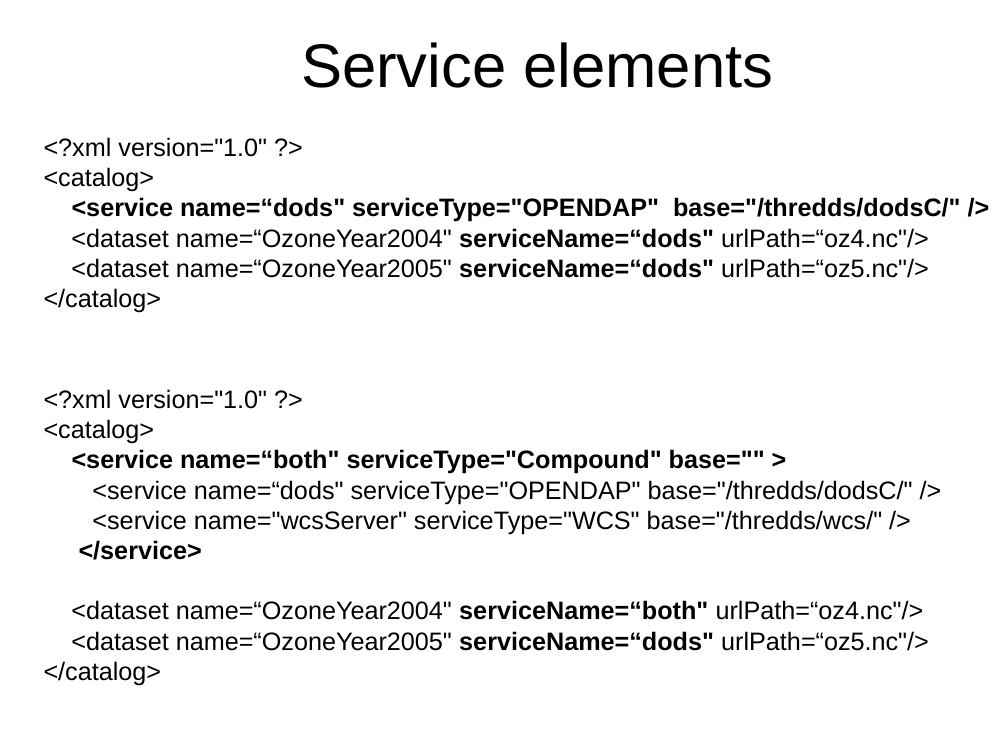
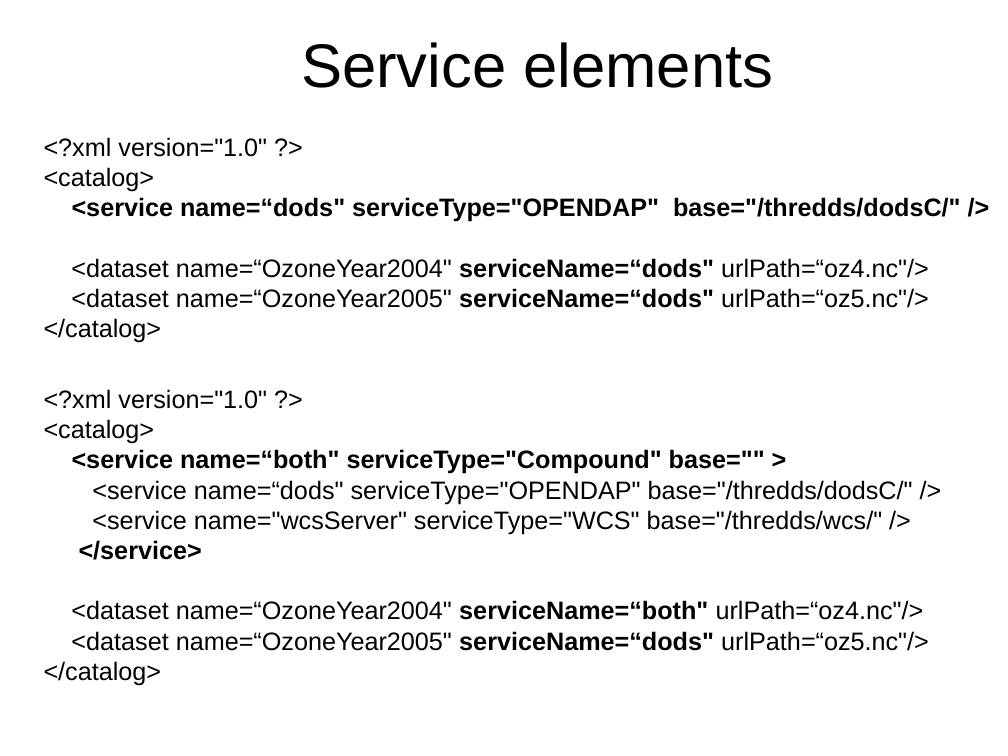
Before and after one commit to ooici-eoi/THREDDS, a slide deck: slide 3 of docs/web/thredds/tech/tutorial/TDS Data Services.ppt. Drawn at 1008x756 pixels with LibreOffice and Linux fonts; fonts in the diff are those of the drawing; background and template pictures are left out. Boxes give left, top, right and bottom in pixels: in the first picture for what was removed or moved away, otherwise in the second. Text is boxed around its words. In the diff, an @@ line names an element or a change of style, - is before the commit and + after.

```diff
--- a/docs/web/thredds/tech/tutorial/TDS Data Services.ppt
+++ b/docs/web/thredds/tech/tutorial/TDS Data Services.ppt
@@ text "<?xml version="1.0" ?>" rewrapped from [44,137,961,313] to [44,137,961,343] @@
```
Also in this commit, not shown: 3 other slides changed, 1 slide removed, 8 other files.
